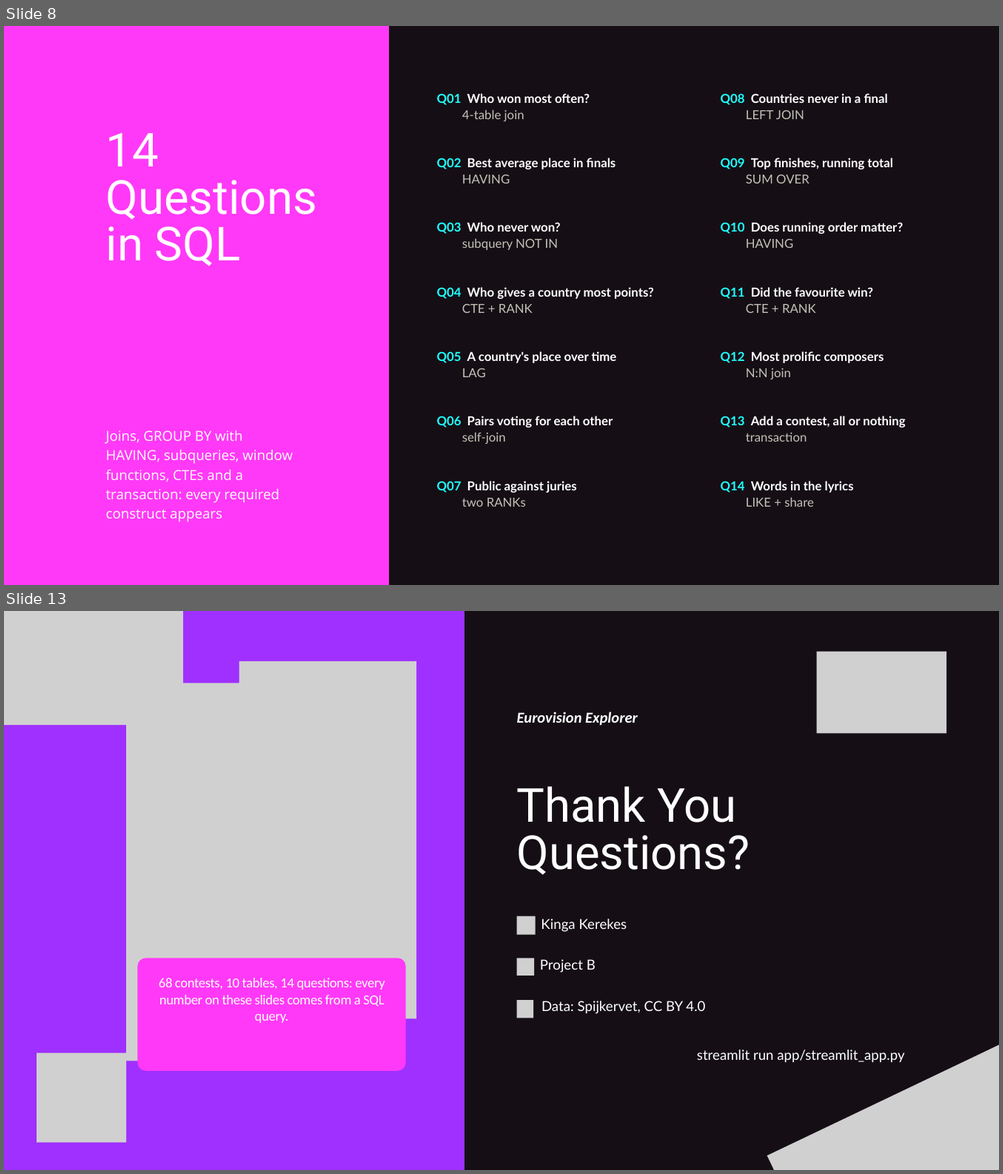
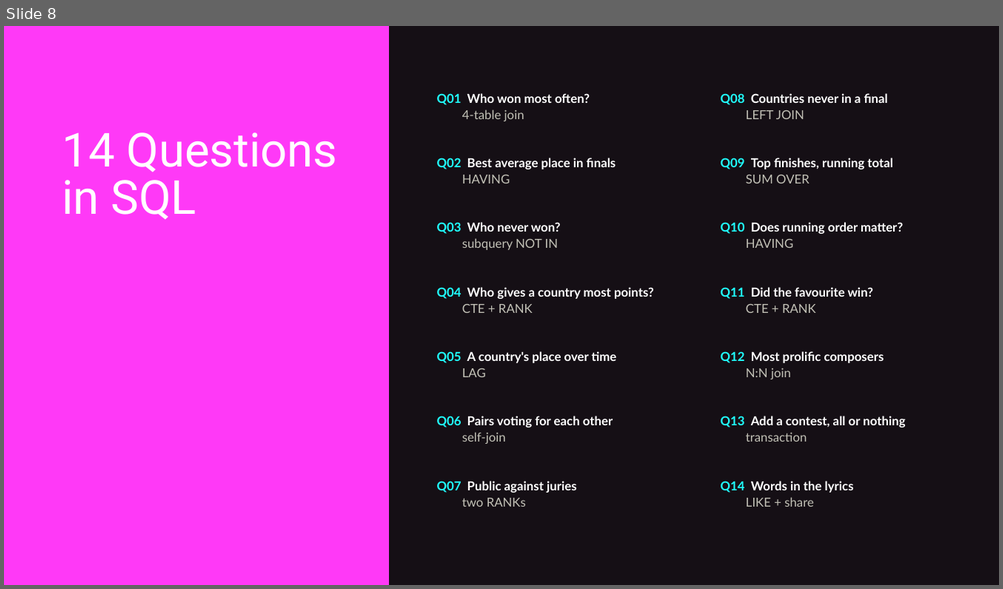
Before and after one commit to kkerekes-2005/Information_Technology_Project_Eurovision, a slide deck: docs/eurovision-presentation.pptx. Shown one above the other, each under a label of ours: slides 8 and 13 before the commit, slide 8 after it; the slides between them are not shown. The pictures are 1003x1174 and 1003x589 pixels, drawn with LibreOffice and Linux fonts; fonts in the diff are those of the drawing; grey boxes stand for pictures. Boxes give left, top, right and bottom in pixels: in the first picture for what was removed or moved away, otherwise in the second. Text is boxed around its words. In the diff, an @@ line names an element or a change of style, - is before the commit and + after.

```diff
--- a/docs/eurovision-presentation.pptx
+++ b/docs/eurovision-presentation.pptx
@@ slide 13 removed at box(4, 611, 999, 1170), background #150F15 @@
@@ freeform shape removed at box(4, 611, 464, 1170) @@
@@ picture removed at box(4, 611, 183, 725) @@
@@ picture removed at box(816, 651, 946, 733) @@
@@ picture removed at box(239, 661, 416, 1019) @@
@@ picture removed at box(126, 683, 371, 1062) @@
@@ text removed at box(517, 712, 637, 726) @@
-Eurovision Explorer
@@ text removed at box(517, 786, 750, 875) @@
-Thank You
-Questions?
@@ picture removed at box(517, 917, 535, 934) @@
@@ text removed at box(540, 919, 627, 932) @@
-Kinga Kerekes
@@ freeform shape removed at box(138, 958, 406, 1071) @@
@@ picture removed at box(517, 958, 534, 976) @@
@@ text removed at box(540, 960, 595, 973) @@
-Project B
@@ text removed at box(159, 978, 384, 1023) @@
-68 contests, 10 tables, 14 questions: every number on these slides comes from a SQL query.
@@ picture removed at box(517, 1000, 534, 1018) @@
@@ text removed at box(541, 1001, 705, 1014) @@
-Data: Spijkervet, CC BY 4.0
@@ picture removed at box(767, 1014, 999, 1170) @@
@@ picture removed at box(37, 1053, 126, 1142) @@
@@ text removed at box(697, 1050, 904, 1063) @@
-streamlit run app/streamlit_app.py
@@ slide 8 changed as well @@
@@ text "14 Questions" rewrapped from box(106, 133, 317, 266) to box(62, 133, 337, 220) @@
@@ text removed at box(106, 431, 293, 523) @@
-Joins, GROUP BY with HAVING, subqueries, window functions, CTEs and a transaction: every required construct appears
```
Also in this commit, not shown: 8 other slides changed, 3 slides added, 3 other slides removed, 38 other files.
